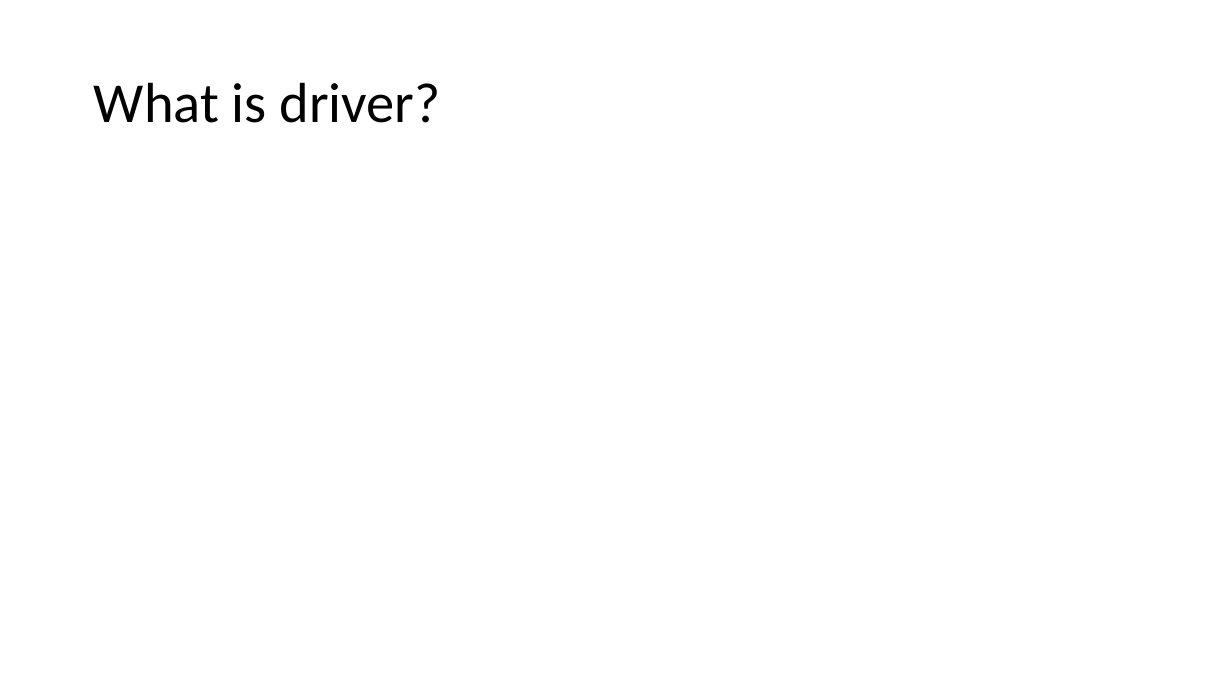
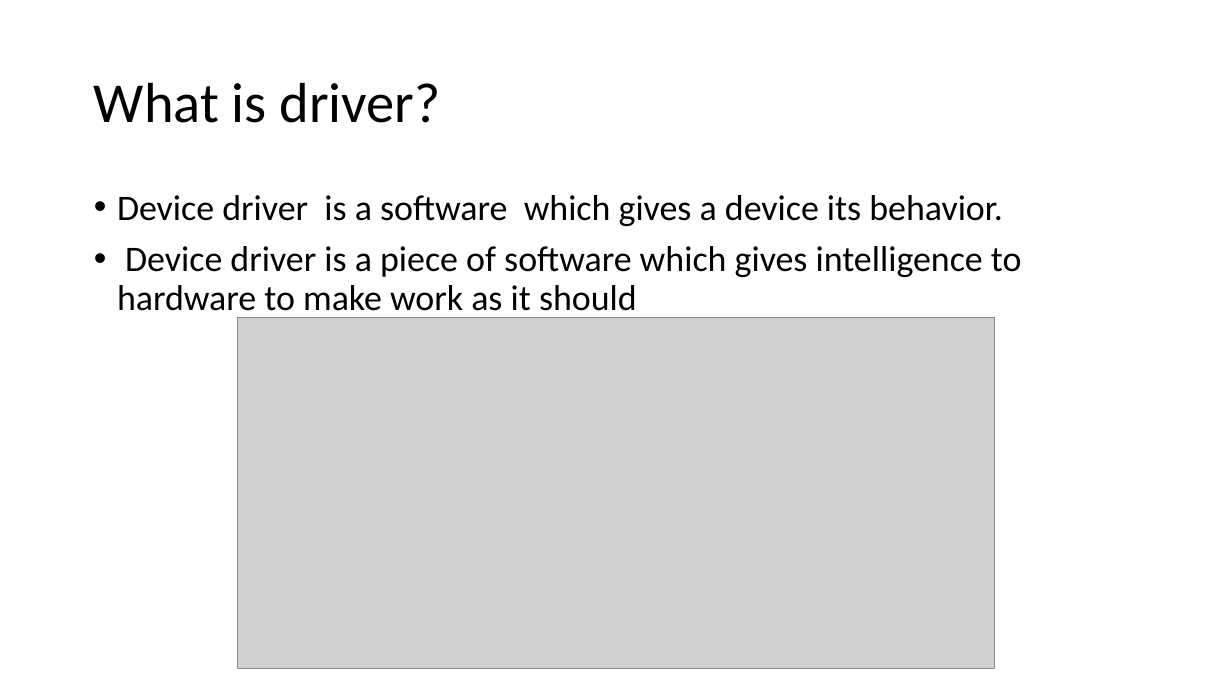
Before and after one commit to nihadjifri/Linux-device-drivers, a slide deck: slide 3 of Materials/ldd.pptx. Drawn at 1232x693 pixels with LibreOffice and Linux fonts; fonts in the diff are those of the drawing; grey boxes stand for pictures. Boxes give left, top, right and bottom in pixels: in the first picture for what was removed or moved away, otherwise in the second. Text is boxed around its words. In the diff, an @@ line names an element or a change of style, - is before the commit and + after.

```diff
--- a/Materials/ldd.pptx
+++ b/Materials/ldd.pptx
@@ text added at (117, 195, 1022, 319), 28 pt, text #000000 @@
+• Device driver is a software which gives a device its behavior.
+• Device driver is a piece of software which gives intelligence to hardware to make work as it should
@@ picture added at (238, 318, 994, 669) @@
```
Also in this commit, not shown: 4 other slides changed, 5 slides added, 9 other files.
